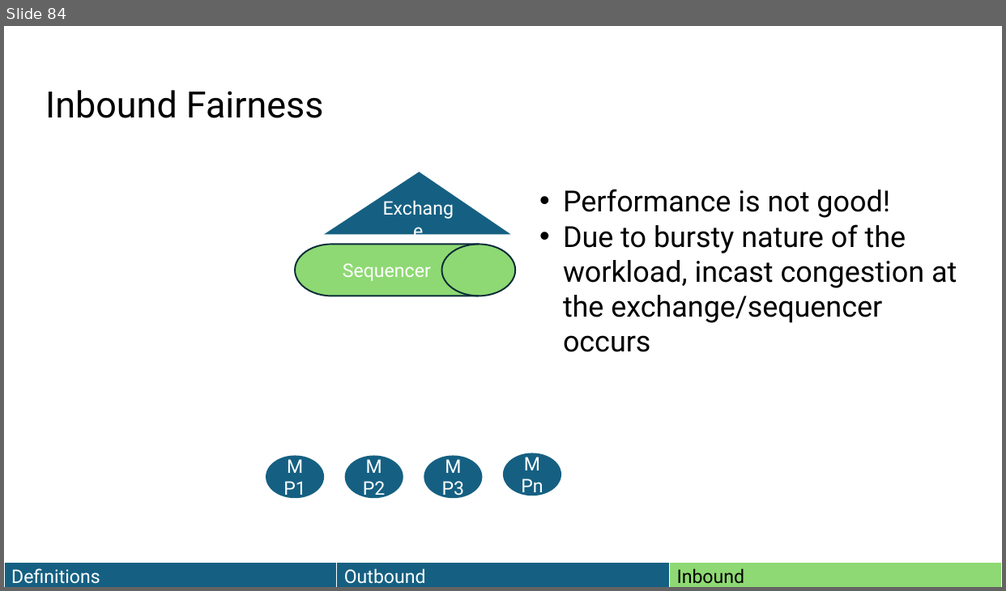
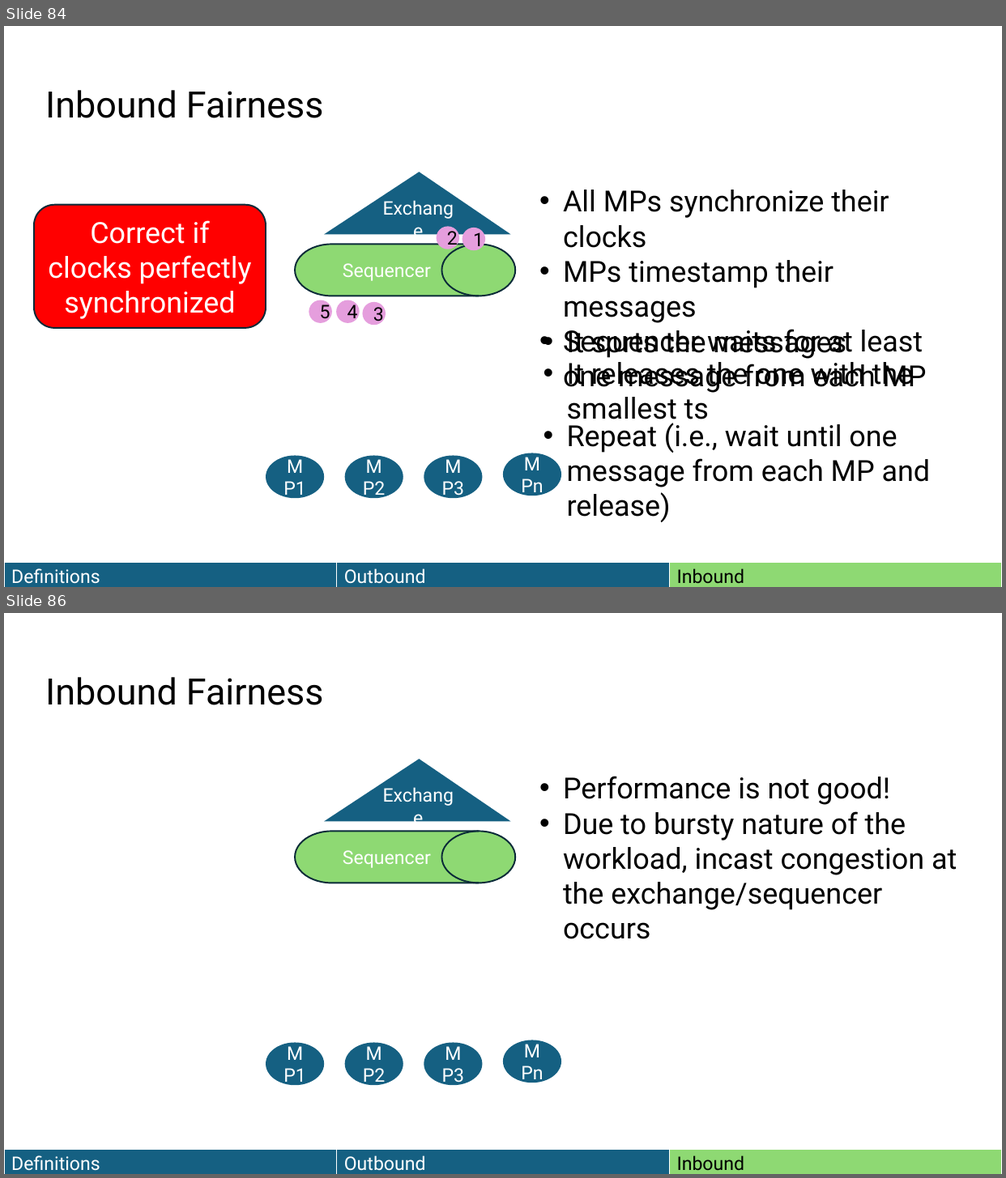
Before and after one commit to HaseebLUMS/Onyx-Presentation, a slide deck: thesis-latency-fairness.pptx. Shown one above the other, each under a label of ours: slide 84 before the commit, slides 84 and 86 after it; the slides between them are not shown. The pictures are 1006x591 and 1006x1178 pixels, drawn with LibreOffice and Linux fonts; fonts in the diff are those of the drawing. Boxes give left, top, right and bottom in pixels: in the first picture for what was removed or moved away, otherwise in the second. Text is boxed around its words. In the diff, an @@ line names an element or a change of style, - is before the commit and + after.

```diff
--- a/thesis-latency-fairness.pptx
+++ b/thesis-latency-fairness.pptx
@@ slide 84 added at box(4, 26, 1002, 587), background #FFFFFF @@
@@ text added at box(45, 90, 324, 118), 35 pt, text #000000 @@
+Inbound Fairness
@@ triangle added at box(325, 172, 511, 235), fill #156082, 18 pt, text #FFFFFF @@
+Exchange
@@ text added at box(563, 190, 926, 393), 28 pt, text #000000 @@
+• All MPs synchronize their clocks
+• MPs timestamp their messages
+• Sequencer waits for at least one message from each MP
@@ rounded rectangle added at box(34, 205, 266, 328), fill #FF0000, outline #092A39 1.5 pt, 28 pt, text #FFFFFF @@
+Correct if clocks perfectly synchronized
@@ ellipse added at box(437, 227, 460, 250), fill #E59EDD, 18 pt, text #000000 @@
+2
@@ ellipse added at box(462, 228, 485, 250), fill #E59EDD, 18 pt, text #000000 @@
+1
@@ flow chart magnetic drum added at box(296, 245, 516, 297), fill #8ED973, outline #092A39 1.5 pt, 18 pt, text #FFFFFF @@
+Sequencer
@@ ellipse added at box(309, 300, 332, 323), fill #E59EDD, 18 pt, text #000000 @@
+5
@@ ellipse added at box(336, 300, 360, 323), fill #E59EDD, 18 pt, text #000000 @@
+4
@@ ellipse added at box(363, 302, 386, 326), fill #E59EDD, 18 pt, text #000000 @@
+3
@@ text added at box(567, 329, 846, 359), 28 pt, text #000000 @@
+• It sorts the messages
@@ text added at box(567, 357, 914, 426), 28 pt, text #000000 @@
+• It releases the one with the smallest ts
@@ text added at box(567, 423, 931, 523), 28 pt, text #000000 @@
+• Repeat (i.e., wait until one message from each MP and release)
@@ ellipse added at box(266, 456, 325, 498), fill #156082, 18 pt, text #FFFFFF @@
+MP1
@@ ellipse added at box(345, 456, 403, 498), fill #156082, 18 pt, text #FFFFFF @@
+MP2
@@ ellipse added at box(424, 456, 483, 498), fill #156082, 18 pt, text #FFFFFF @@
+MP3
@@ ellipse added at box(503, 454, 562, 496), fill #156082, 18 pt, text #FFFFFF @@
+MPn
@@ table added at box(4, 563, 1001, 587), 1 rows, 3 columns @@
+Definitions | Outbound | Inbound
@@ what was slide 84 is now slide 86 @@
```
Also in this commit, not shown: 3 slides changed, 1 other slide added.
